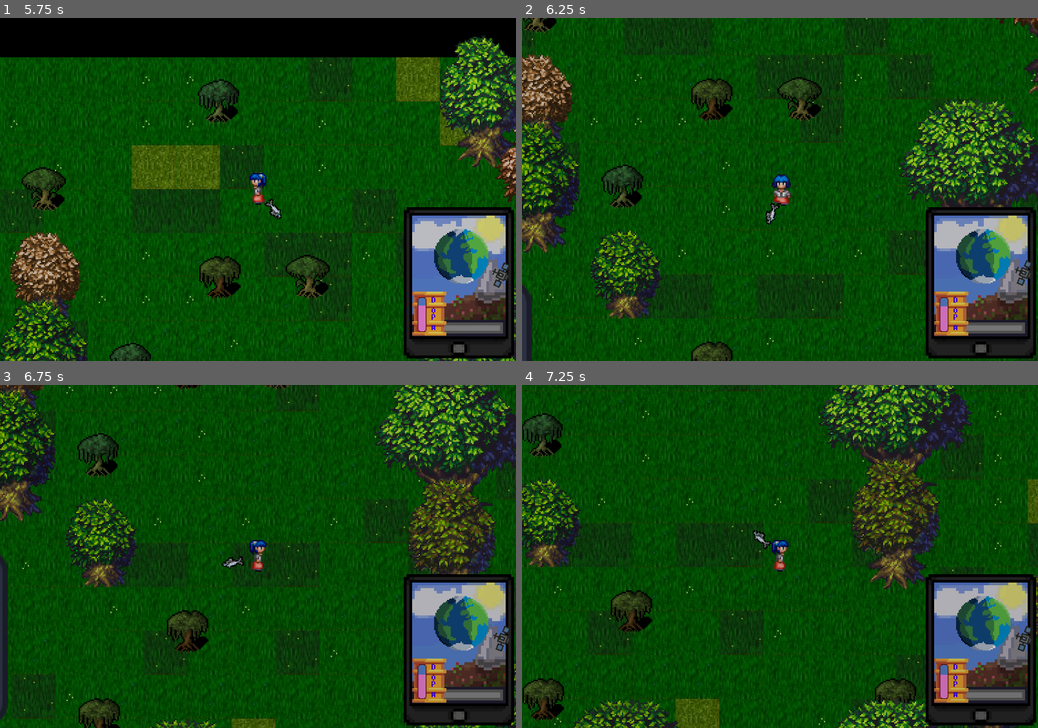
Above: before the commit, frames 1-4 (two rows, left to right).
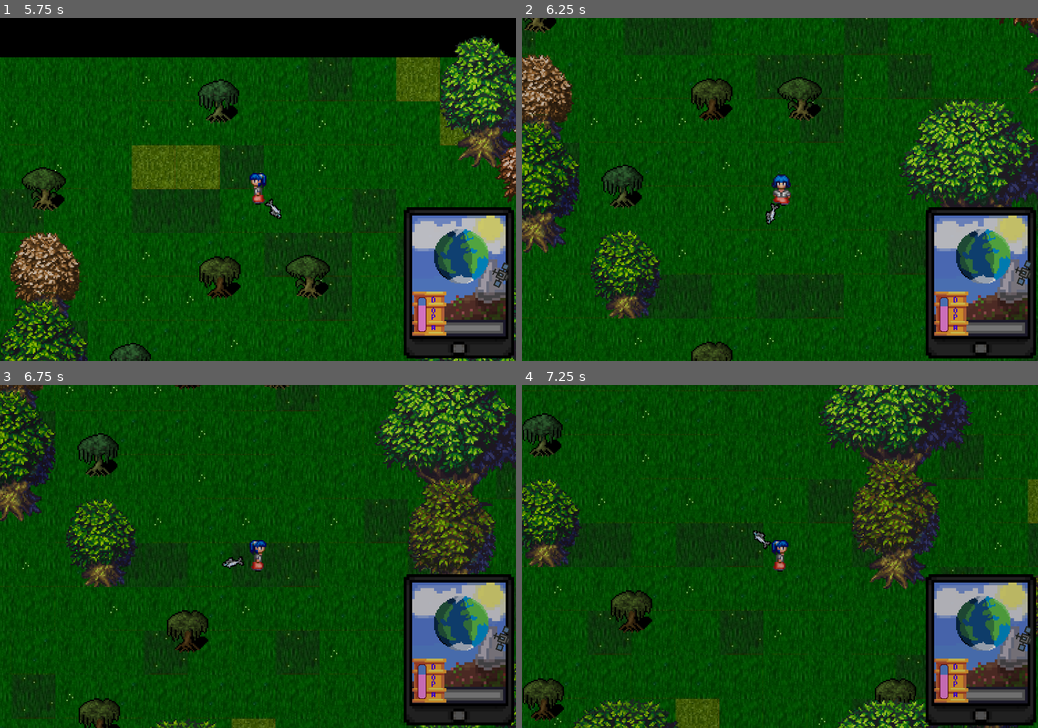
Above: after the commit, the same moments.

Repository: mikowy001/hackaton26
Game: Godot game, scene res://scenes/Main_Menu.tscn
The game is run twice, just before and just after one commit, with the same random seed, the same clock (stepped at 60 frames per second) and the same inputs. The engine's default icon, where the game draws it, is replaced by a stand-in: a white triangle on a blue panel in a dark square.
Inputs:
- Up to frame 1 (5.75 s): click "PLAY" at 0.5 s; tap Enter at 1.25 s; hold D (move_right) 1.28-2.03 s; hold Space (spacja) 1.28-2.03 s; hold S (move_down) 2.03-2.78 s; tap Space (spacja) at 2.1, 3.6, 5.1 s; hold D (move_right) 2.78-3.53 s; hold Space (spacja) 2.78-3.53 s; hold W (move_up) 3.53-4.28 s; hold Space (spacja) 4.28-5.03 s; hold A (move_left) from 4.28 s (still down)
- Up to frame 2 (6.25 s): release A (move_left) at 5.78 s; hold S (move_down) from 5.78 s (still down); hold Space (spacja) from 5.78 s (still down)
- Up to frame 3 (6.75 s): release S (move_down) at 6.53 s; release Space (spacja) at 6.53 s; hold D (move_right) from 6.53 s (still down); tap Space (spacja) at 6.6 s
- Up to frame 4 (7.25 s): keep holding D (move_right)

Frame 1 is identical in both runs. In frame 2, 0.4% of the frame differs, in the area x 0-2%, y 77-100%; in frame 3, 0.7%, in the area x 0-2%, y 49-98%; in frame 4, nothing differs.

Commit message:
l

Diff:
--- /dev/null
+++ b/ded.gd
@@ -0,0 +1,4 @@
+extends Button
+
+func _on_pressed() -> void:
+	get_tree().change_scene_to_file("res://scenes/Main_Menu.tscn");
--- /dev/null
+++ b/scenes/Ded.tscn
@@ -0,0 +1,59 @@
+[gd_scene format=3 uid="uid://dw74mjx8oqbr4"]
+
+[ext_resource type="Script" uid="uid://x0eq4i83aw36" path="res://ded.gd" id="1_rapv2"]
+
+[sub_resource type="StyleBoxEmpty" id="StyleBoxEmpty_swshk"]
+
+[sub_resource type="StyleBoxEmpty" id="StyleBoxEmpty_t68kp"]
+
+[sub_resource type="StyleBoxEmpty" id="StyleBoxEmpty_doi7v"]
+
+[sub_resource type="StyleBoxEmpty" id="StyleBoxEmpty_jnd53"]
+
+[sub_resource type="StyleBoxEmpty" id="StyleBoxEmpty_pf0au"]
+
+[node name="Control" type="Control" unique_id=729784242]
+layout_mode = 3
+anchors_preset = 15
+anchor_right = 1.0
+anchor_bottom = 1.0
+grow_horizontal = 2
+grow_vertical = 2
+
+[node name="ColorRect" type="ColorRect" parent="." unique_id=1808206763]
+layout_mode = 1
+anchors_preset = 15
+anchor_right = 1.0
+anchor_bottom = 1.0
+grow_horizontal = 2
+grow_vertical = 2
+metadata/_edit_use_anchors_ = true
+
+[node name="Button" type="Button" parent="." unique_id=1197547105]
+layout_mode = 1
+anchors_preset = 15
+anchor_right = 1.0
+anchor_bottom = 1.0
+grow_horizontal = 2
+grow_vertical = 2
+theme_override_colors/font_color = Color(0.012617188, 0.012617188, 0.012617188, 0)
+theme_override_colors/font_focus_color = Color(0.011764706, 0.011764706, 0.011764706, 0)
+theme_override_colors/font_pressed_color = Color(0.011764706, 0.011764706, 0.011764706, 0)
+theme_override_colors/font_hover_color = Color(0.011764706, 0.011764706, 0.011764706, 0)
+theme_override_colors/font_hover_pressed_color = Color(0.011764706, 0.011764706, 0.011764706, 0)
+theme_override_colors/font_disabled_color = Color(0.875, 0.875, 0.875, 0.5)
+theme_override_colors/font_outline_color = Color(0.011764706, 0.011764706, 0.011764706, 0)
+theme_override_colors/icon_normal_color = Color(0.011764706, 0.011764706, 0.011764706, 0)
+theme_override_colors/icon_focus_color = Color(0.011764706, 0.011764706, 0.011764706, 0)
+theme_override_colors/icon_pressed_color = Color(0.011764706, 0.011764706, 0.011764706, 0)
+theme_override_colors/icon_hover_color = Color(0.011764706, 0.011764706, 0.011764706, 0)
+theme_override_colors/icon_hover_pressed_color = Color(0.011764706, 0.011764706, 0.011764706, 0)
+theme_override_colors/icon_disabled_color = Color(1, 1, 1, 0.4)
+theme_override_styles/normal = SubResource("StyleBoxEmpty_swshk")
+theme_override_styles/pressed = SubResource("StyleBoxEmpty_t68kp")
+theme_override_styles/hover = SubResource("StyleBoxEmpty_doi7v")
+theme_override_styles/disabled = SubResource("StyleBoxEmpty_jnd53")
+theme_override_styles/focus = SubResource("StyleBoxEmpty_pf0au")
+script = ExtResource("1_rapv2")
+
+[connection signal="pressed" from="Button" to="Button" method="_on_pressed"]
--- a/scripts/ui/dopamine_bar.gd
+++ b/scripts/ui/dopamine_bar.gd
@@ -20,6 +20,7 @@
 func set_dopamine(value: float):
 	if(value > theBar.get_max()): theBar.set_value(theBar.get_max()); return;
 	elif(value < theBar.get_min()): theBar.set_value(theBar.get_min()); return;
+	print_debug("Dop: ", value);
 	theBar.set_value(value);
 	dopamine = value;
 
@@ -51,9 +52,12 @@
 	if(!paused): drain_dopamine(drain_rate * delta);
 
 	if czasmiędzyzadrzewem > 3:
-		var zd = zadrzewem.instantiate();
-		get_tree().current_scene.add_child(zd);
-		czasmiędzyzadrzewem = 0;
+		if dopamine >60:
+			pass
+		else:
+			var zd = zadrzewem.instantiate();
+			get_tree().current_scene.add_child(zd);
+			czasmiędzyzadrzewem = 0;
 	else:
 		czasmiędzyzadrzewem += delta;
 
@@ -66,4 +70,9 @@
 			czasmiędzywyznawcaktulu = 0;
 	else:
 		czasmiędzywyznawcaktulu += delta;
-	# TODO: Wysyłanie do death screena jak będzie
+
+	if dopamine <= 0.1:
+
+		#oooooo tuuuuuuuuuuuu
+
+		get_tree().change_scene_to_file("res://scenes/Ded.tscn");
Not shown, added: ded.gd.uid
